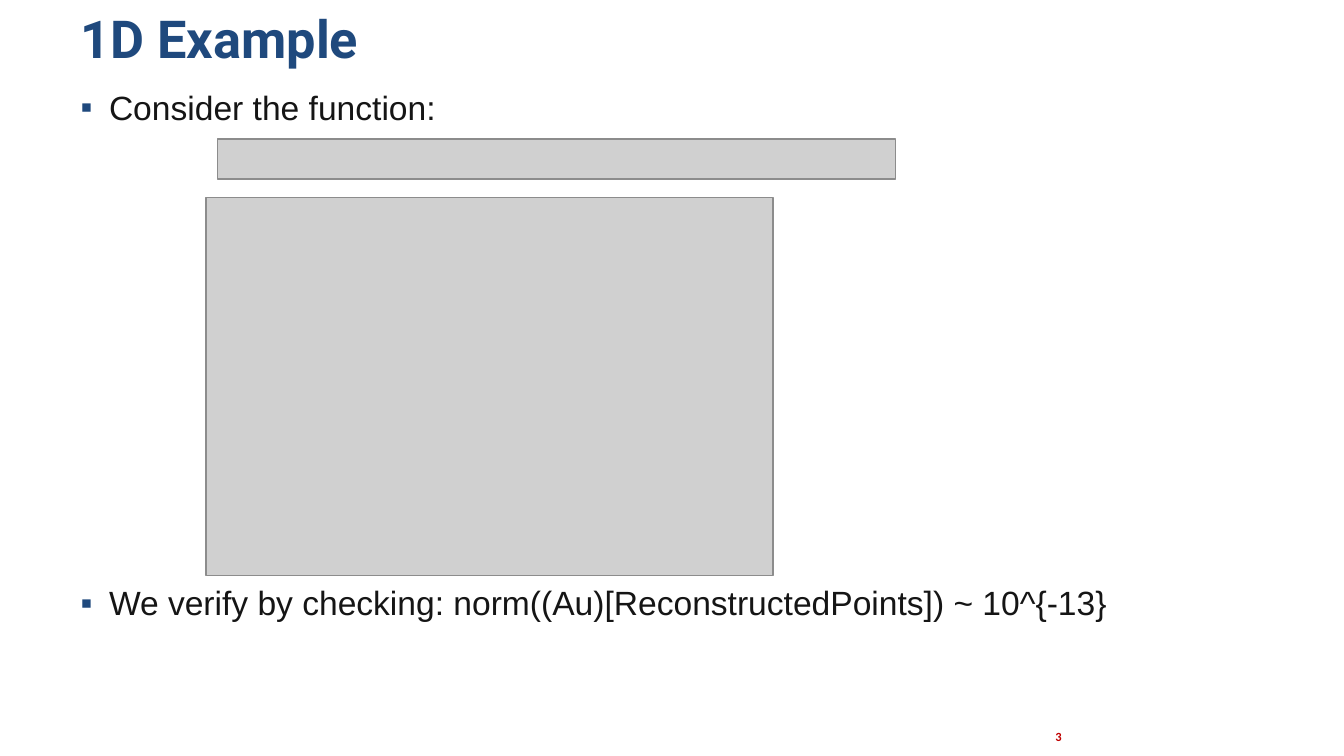
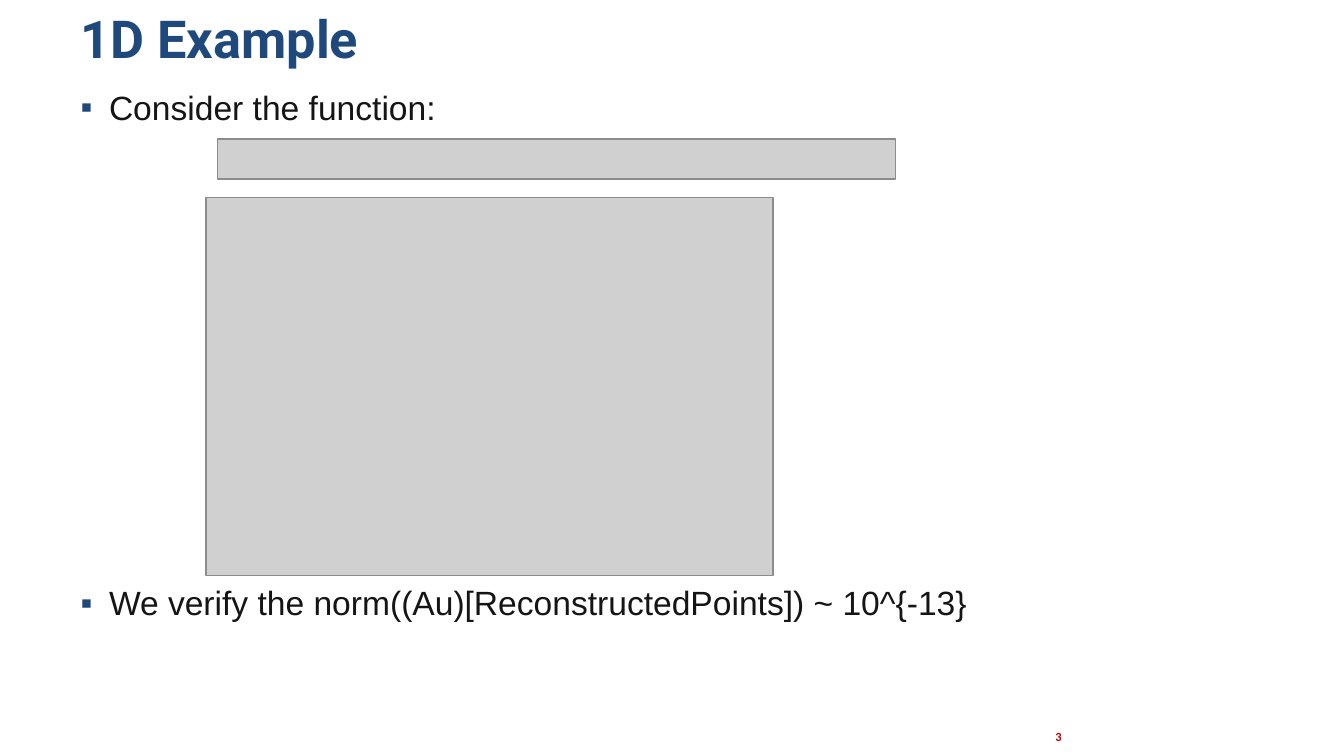
Before and after one commit to vishwas1984/LaplaceInterpolation.jl, a slide deck: slide 4 of Slides/Meeting_12_17.pptx. Drawn at 1344x756 pixels with LibreOffice and Linux fonts; fonts in the diff are those of the drawing; grey boxes stand for pictures; background and template pictures are left out. Boxes give left, top, right and bottom in pixels: in the first picture for what was removed or moved away, otherwise in the second. Text is boxed around its words. In the diff, an @@ line names an element or a change of style, - is before the commit and + after.

```diff
--- a/Slides/Meeting_12_17.pptx
+++ b/Slides/Meeting_12_17.pptx
@@ text at <box>109,590,967,621</box>: text changed @@
-▪ We verify by checking: norm((Au)[ReconstructedPoints]) ~ 10^{-13}
+▪ We verify the norm((Au)[ReconstructedPoints]) ~ 10^{-13}
```
Also in this commit, not shown: 1 other slide changed, 4 other files.
